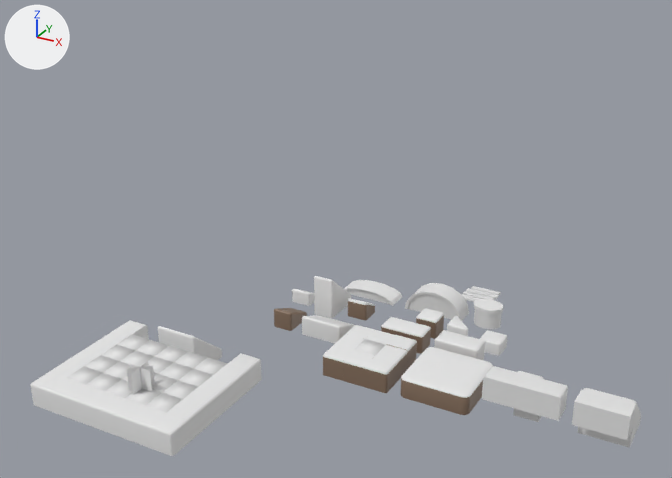
Renders of the Blender file Swords and Sails/Tiles/grass Block.blend from each side of a commit.
Camera for both pictures: a 50 mm camera at (31.4, -63.4, 41.9) aimed at (-1.3, -3.9, 12.2). The axes (+X, +Y, +Z) are drawn at upper left. The lights are the same throughout.

The first picture shows '2X2', 'Cylinder', 'Flower', 'Middle M.002', 'Middle M.003', 'Middle M.004', 'Middle M.005', 'Middle M.006', 'R Left T.002', 'Right T.001', 'Single.005', 'Single.010'.
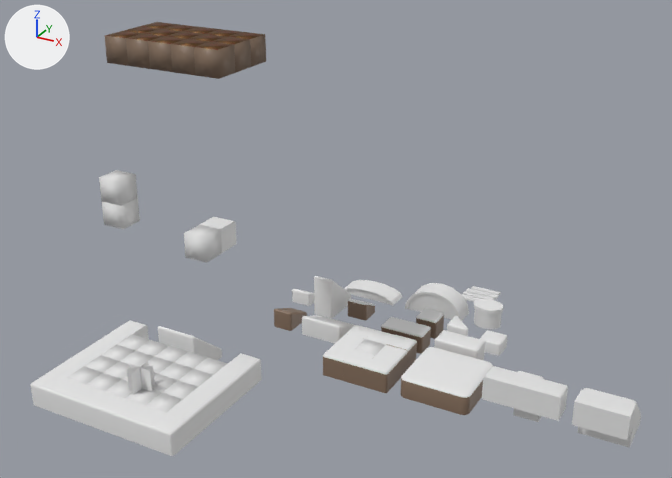
Commit message: blocks missing

Pixel boxes [x1, y1, x2, y2] of what changed, in the pictures (672 x 478 px):
'Flower.001', shown (brown): after [104, 22, 266, 79]
'Flower.004', shown: after [184, 224, 222, 263]
'Flower.003', shown: after [99, 170, 138, 206]
'Flower.002', shown: after [102, 198, 140, 229]
'Middle M.009', shown: after [200, 217, 237, 253]

Diff of the bpy script that builds the scene:
```diff
--- a/Swords and Sails/Tiles/grass Block.blend.py
+++ b/Swords and Sails/Tiles/grass Block.blend.py
@@ ob_flower_001 @@
 _m = ob_flower_001.modifiers.new('Array', 'ARRAY')
 _m.relative_offset_displace = (0.0, 1.0, 0.0)
-ob_flower_001.hide_set(True)
@@ ob_flower_002 @@
 _m = ob_flower_002.modifiers.new('Array', 'ARRAY')
 _m.count = 1
-ob_flower_002.hide_set(True)
@@ ob_middle_m_009 @@
 _m = ob_middle_m_009.modifiers.new('Array', 'ARRAY')
 _m.relative_offset_displace = (-1.0, 0.0, 0.0)
-ob_middle_m_009.hide_set(True)
@@ ob_flower_003 @@
 _m = ob_flower_003.modifiers.new('Array', 'ARRAY')
 _m.count = 1
-ob_flower_003.hide_set(True)
@@ ob_flower_004 @@
 _m = ob_flower_004.modifiers.new('Array', 'ARRAY')
 _m.count = 1
-ob_flower_004.hide_set(True)
```
